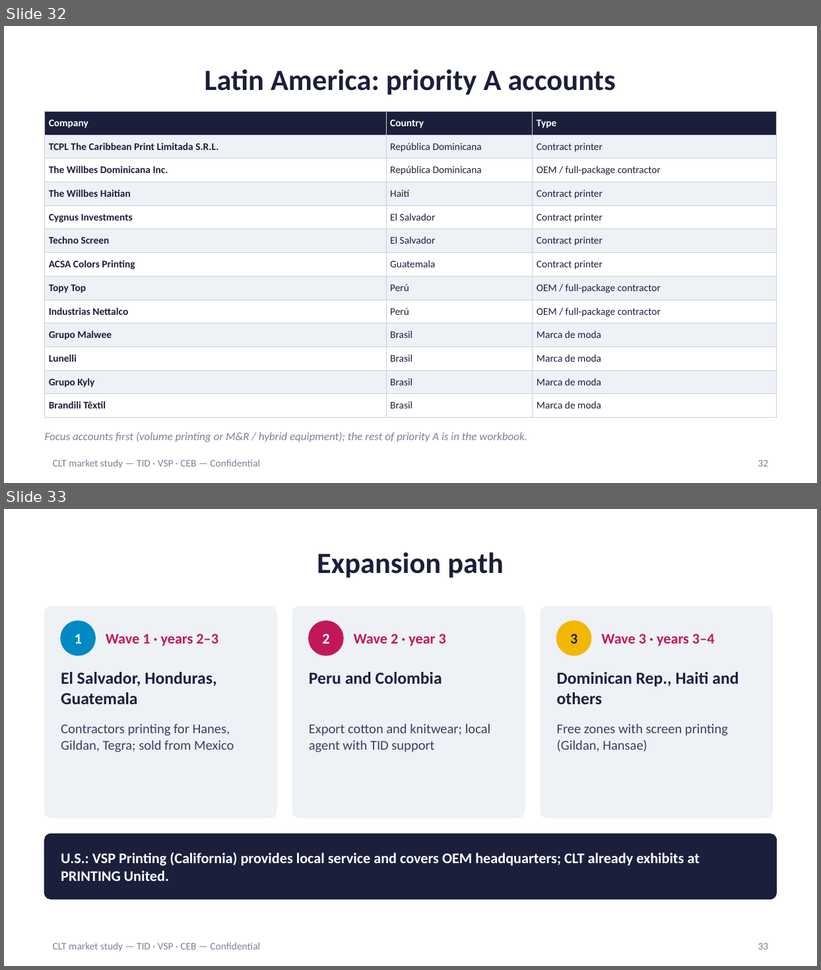
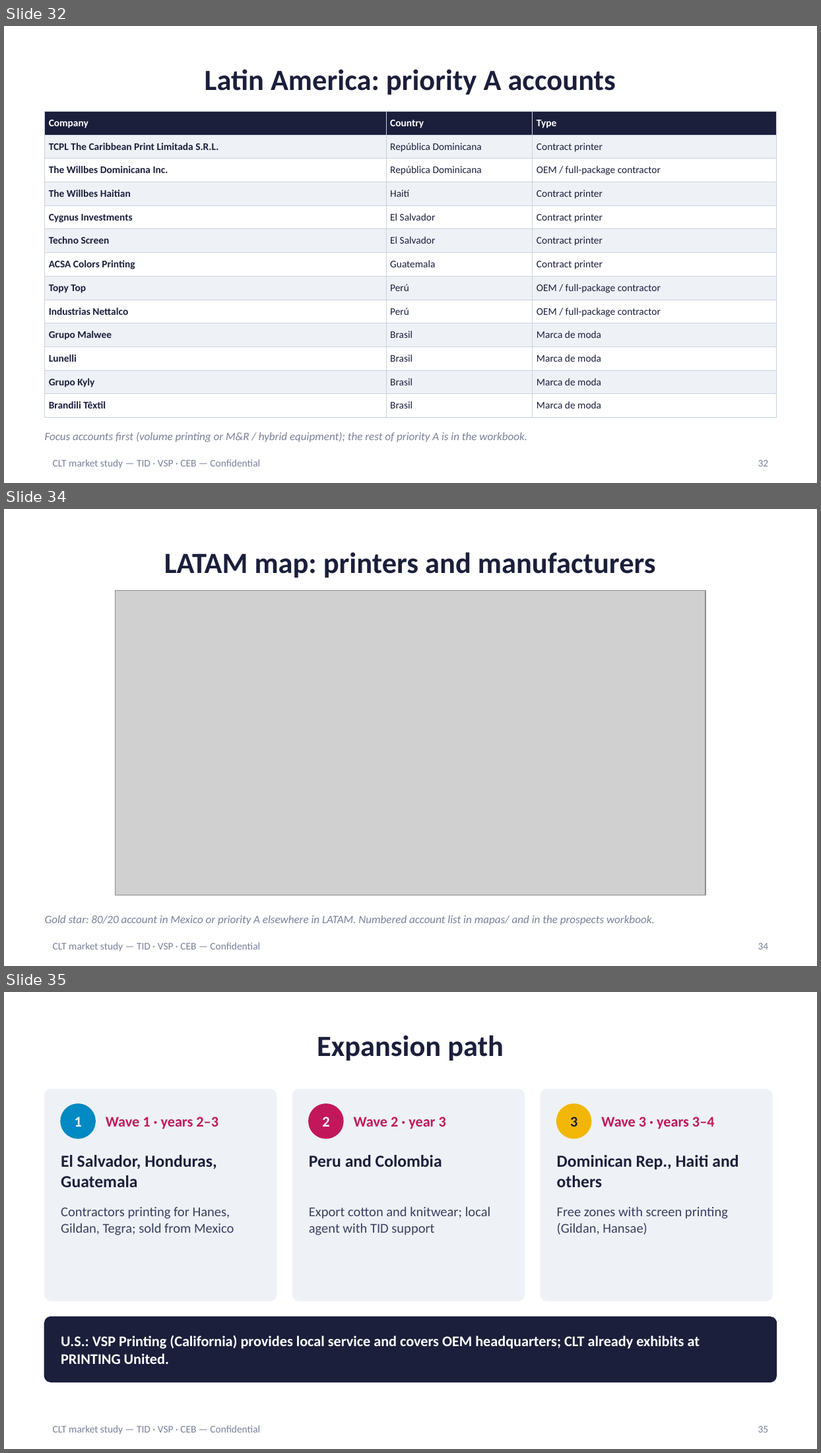
Before and after one commit to carlosmoreno793508/Cosas-Carlos, a slide deck: propuesta-clt/CLT_Market_Study_Mexico_Latam_EN.pptx. Shown one above the other, each under a label of ours: slides 32 and 33 before the commit, slides 32, 34 and 35 after it; the slides between them are not shown. The pictures are 821x970 and 821x1453 pixels, drawn with LibreOffice and Linux fonts; fonts in the diff are those of the drawing; grey boxes stand for pictures. Boxes give left, top, right and bottom in pixels: in the first picture for what was removed or moved away, otherwise in the second. Text is boxed around its words. In the diff, an @@ line names an element or a change of style, - is before the commit and + after.

```diff
--- a/propuesta-clt/CLT_Market_Study_Mexico_Latam_EN.pptx
+++ b/propuesta-clt/CLT_Market_Study_Mexico_Latam_EN.pptx
@@ slide 34 added at box(4, 509, 817, 966), background #FFFFFF; not listed: 1 template element that a slide beside it also shows @@
@@ title added at box(164, 552, 656, 578), 26 pt, text #1B1F3B, bold @@
+LATAM map: printers and manufacturers
@@ picture added at box(116, 590, 706, 895) @@
@@ text added at box(45, 916, 655, 925), 10 pt, text #7A8299, italic @@
+Gold star: 80/20 account in Mexico or priority A elsewhere in LATAM. Numbered account list in mapas/ and in the prospects workbook.
@@ page number added at box(758, 943, 769, 950), 9 pt, text #7A8299 @@
+34
@@ what was slide 33 is now slide 35 @@
@@ page number at box(758, 1426, 769, 1433): text changed @@
-33
+35
```
Also in this commit, not shown: 1 other slide added, 11 other files.
